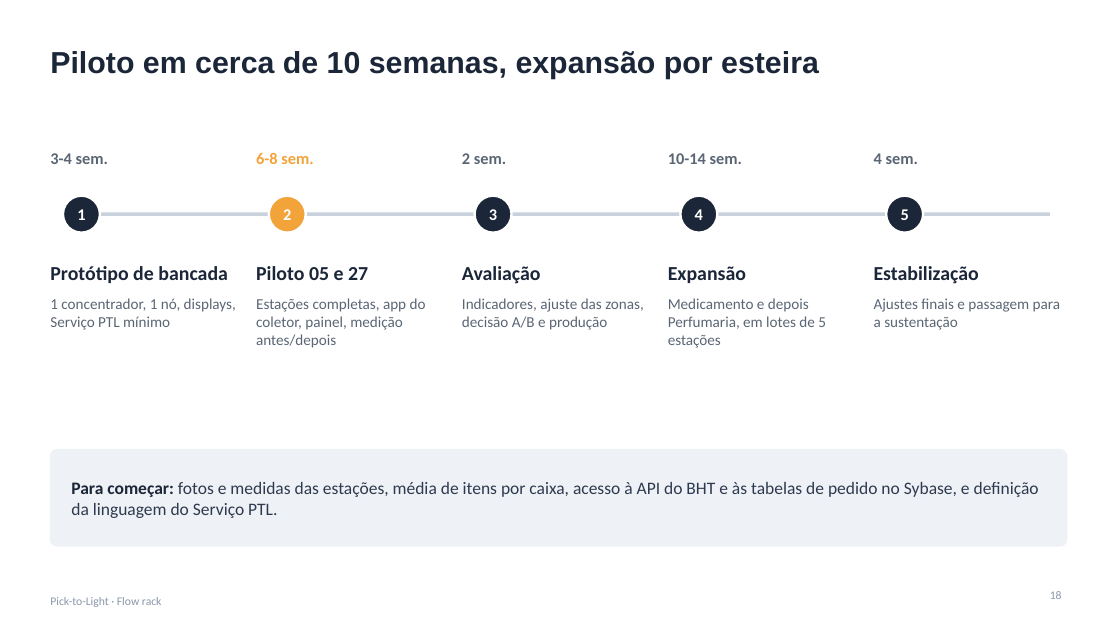
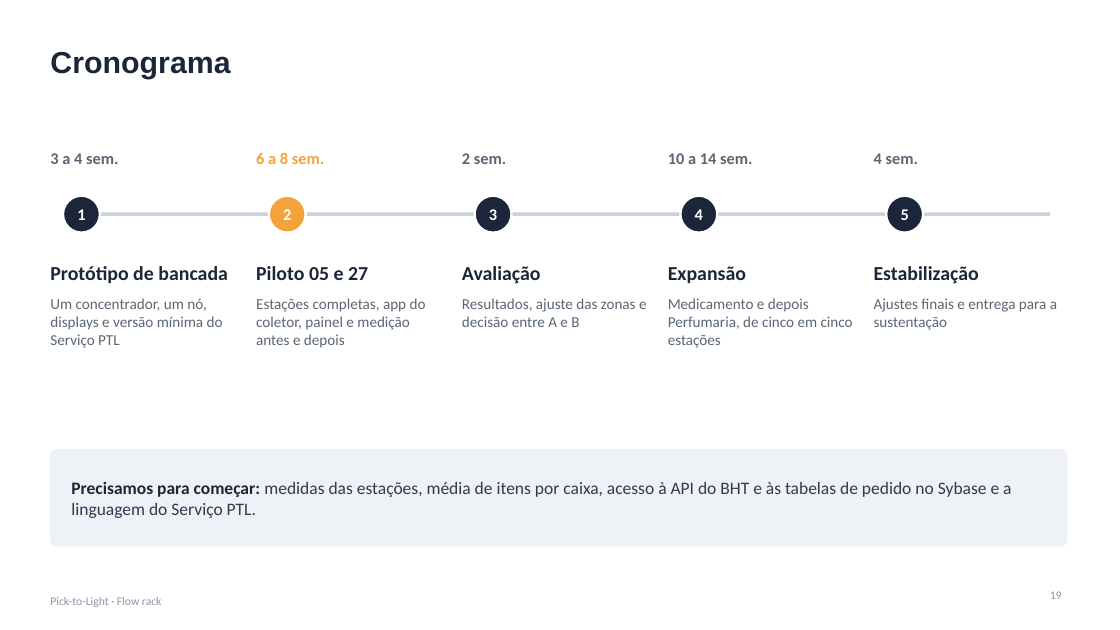
Before and after one commit to jivo88/picking_to_light, a slide deck: slide 19 of projeto/entregaveis/Apresentacao_PTL.pptx (slide 18 before the commit). Drawn at 1120x630 pixels with LibreOffice and Linux fonts; fonts in the diff are those of the drawing. Boxes give left, top, right and bottom in pixels: in the first picture for what was removed or moved away, otherwise in the second. Text is boxed around its words. In the diff, an @@ line names an element or a change of style, - is before the commit and + after.

```diff
--- a/projeto/entregaveis/Apresentacao_PTL.pptx
+++ b/projeto/entregaveis/Apresentacao_PTL.pptx
@@ title at (50, 52, 230, 79): text changed @@
-Piloto em cerca de 10 semanas, expansão por esteira
+Cronograma
@@ text at (50, 153, 118, 164): text changed @@
-3-4 sem.
+3 a 4 sem.
@@ text at (256, 153, 324, 164): text changed @@
-6-8 sem.
+6 a 8 sem.
@@ text at (668, 153, 752, 164): text changed @@
-10-14 sem.
+10 a 14 sem.
@@ text at (50, 298, 223, 348): text changed @@
-1 concentrador, 1 nó, displays, Serviço PTL mínimo
+Um concentrador, um nó, displays e versão mínima do Serviço PTL
@@ text at (256, 298, 426, 348): text changed @@
-Estações completas, app do coletor, painel, medição antes/depois
+Estações completas, app do coletor, painel e medição antes e depois
@@ text at (462, 298, 647, 327): text changed @@
-Indicadores, ajuste das zonas, decisão A/B e produção
+Resultados, ajuste das zonas e decisão entre A e B
@@ text at (668, 298, 853, 348): text changed @@
-Medicamento e depois Perfumaria, em lotes de 5 estações
+Medicamento e depois Perfumaria, de cinco em cinco estações
@@ text at (874, 298, 1057, 330): text changed @@
-Ajustes finais e passagem para a sustentação
+Ajustes finais e entrega para a sustentação
@@ text at (71, 482, 1011, 518): text changed @@
-Para começar: fotos e medidas das estações, média de itens por caixa, acesso à API do BHT e às tabelas de pedido no Sybase, e definição da linguagem do Serviço PTL.
+Precisamos para começar: medidas das estações, média de itens por caixa, acesso à API do BHT e às tabelas de pedido no Sybase e a linguagem do Serviço PTL.
```
Also in this commit, not shown: 19 other slides changed, 2 slides added, 1 slide removed, 16 other files.
